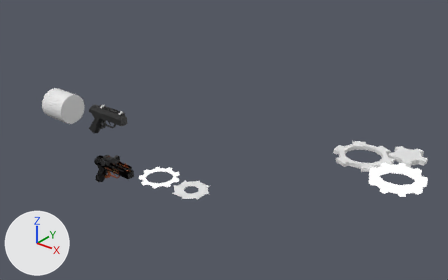
One commit to the Blender file Blender/GP2_Assets.blend: the scene before it, then after it.
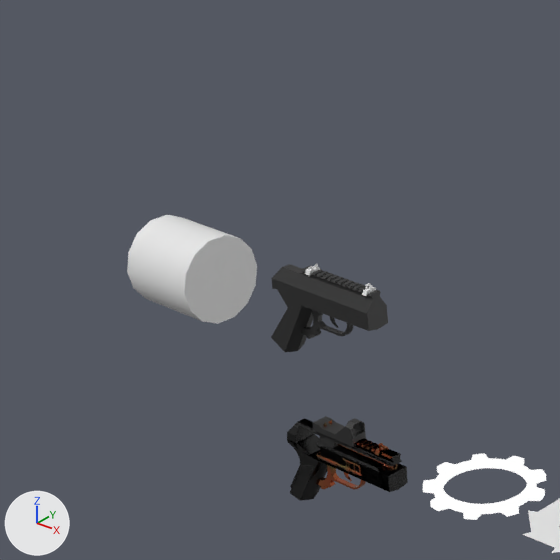
Old and new are each drawn whole from a 50 mm camera at (27.2, -23.52, 19.57) aimed at (4.83, 4.44, 2.23) and again close up on the part from 0% to 41% of the width and 6% to 72% of the height. Every picture has the same lights, and +X, +Y and +Z are marked at lower left.

Objects in the first close-up: 'Cube', 'Cube.001', 'Cylinder', 'Gear.009', 'Gear.014', 'Pistol.001', 'Pistol.002', 'Pistol.005'.
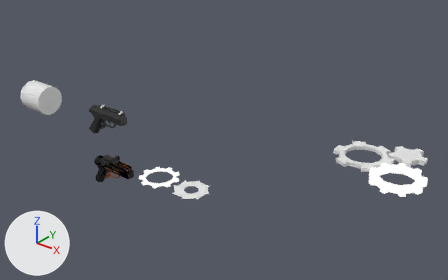
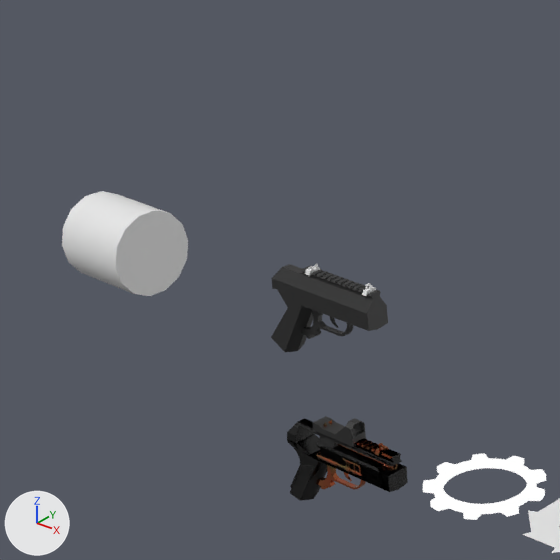
What the commit changed:
Object 'Cylinder' (ob_cylinder) moves from (-5.51, 0.0, 3.35) to (-7.93, 0.0, 3.35).

Changed parts and their boxes (x1, y1, x2, y2) in the close-ups (560 x 560 px):
'Cylinder', moved
    before: (127, 215, 257, 324)
    after: (62, 191, 188, 296)
